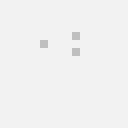
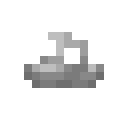
The second 128 x 128 image is a revision of the first. Changes to its layers:
hid group "details_2" (2 layers) over bbox(0, 0, 128, 128)
hid "color2" over bbox(0, 0, 128, 128)
hid group "details" (2 layers) over bbox(0, 0, 128, 128)
hid "color3 #1" over bbox(0, 0, 128, 128)
hid "color1" over bbox(0, 0, 128, 128)
painted on "head2" over bbox(24, 32, 104, 88)
hid group "stelum" (2 layers) over bbox(0, 0, 128, 128)
hid "color3" over bbox(0, 0, 128, 128)
